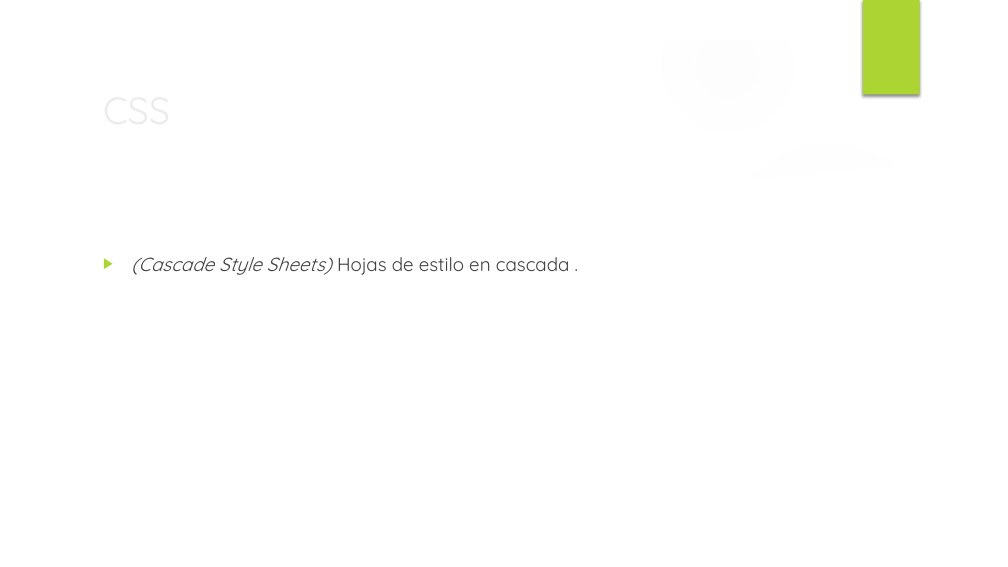
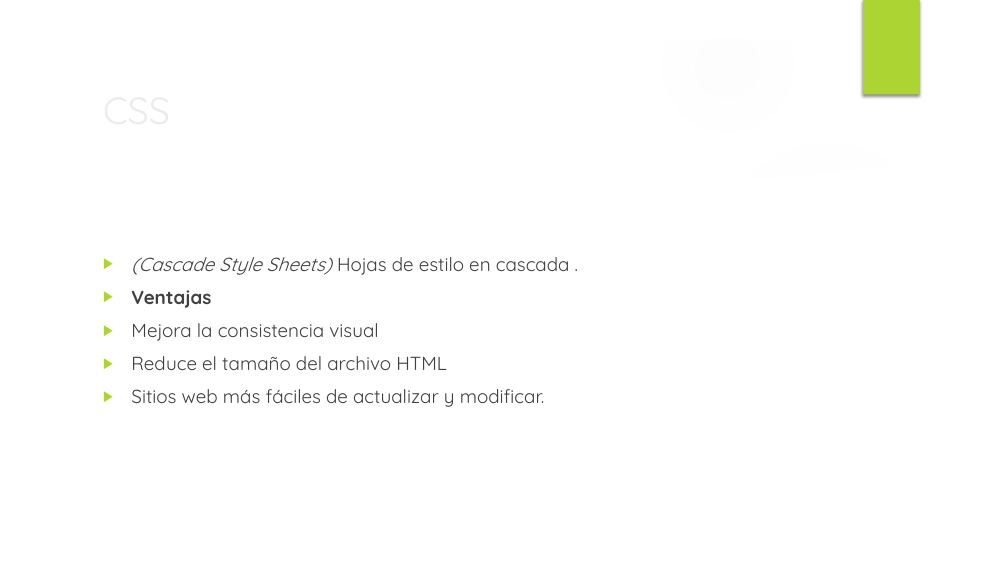
Before and after one commit to stealth14/Web-Transicion-Gradiente, a slide deck: slide 3 of diapositivas CSS.pptx. Drawn at 1008x567 pixels with LibreOffice and Linux fonts; fonts in the diff are those of the drawing; background and template pictures are left out. Boxes give left, top, right and bottom in pixels: in the first picture for what was removed or moved away, otherwise in the second. Text is boxed around its words. In the diff, an @@ line names an element or a change of style, - is before the commit and + after.

```diff
--- a/diapositivas CSS.pptx
+++ b/diapositivas CSS.pptx
@@ text at <box>131,290,544,407</box>: paragraphs added @@
+▶ Ventajas
+▶ Mejora la consistencia visual
+▶ Reduce el tamaño del archivo HTML
+▶ Sitios web más fáciles de actualizar y modificar.
```
Also in this commit, not shown: 2 other files.
